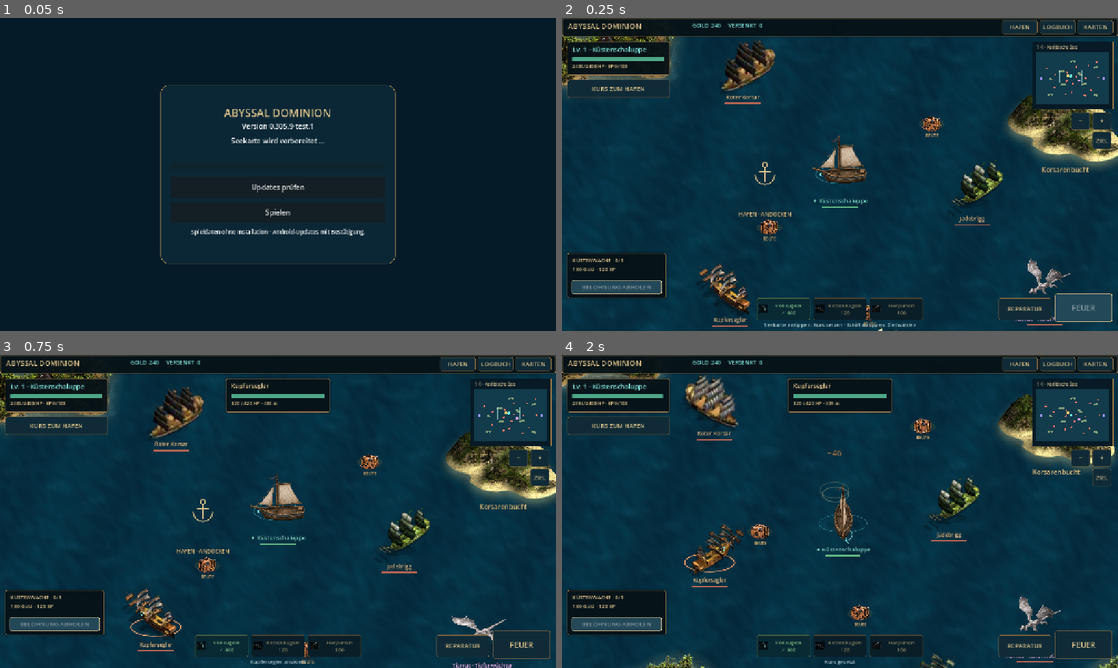
Above: before the commit, frames 1-4 (two rows, left to right).
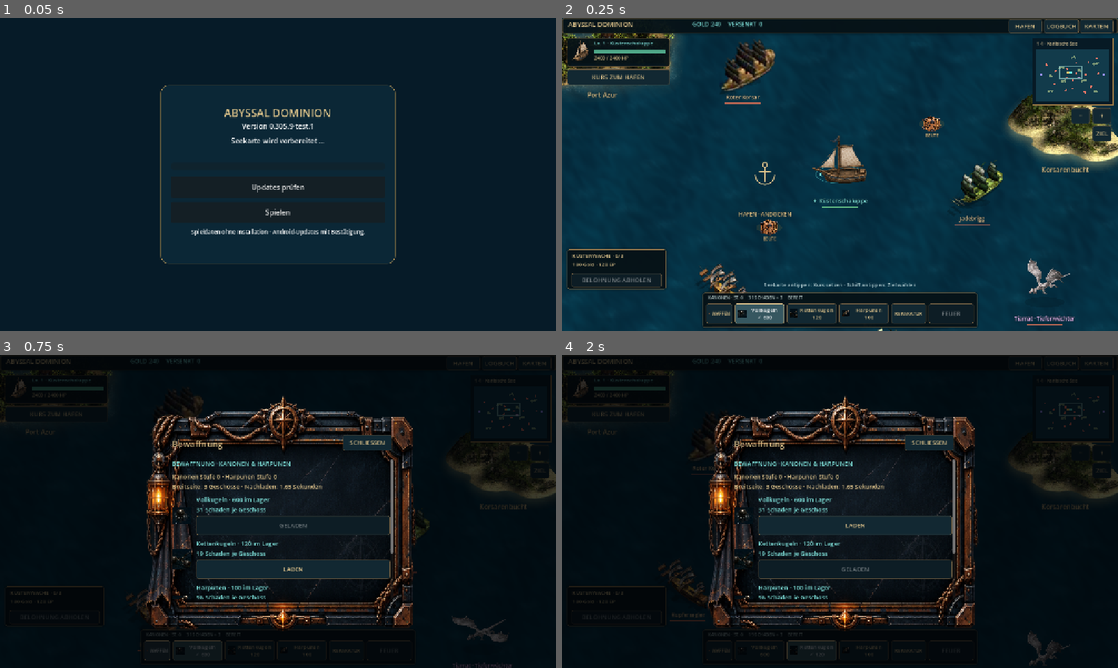
Above: after the commit, the same moments.

Repository: Broosskyy/Abyssal-Dominion-Beta
Game: Godot game, scene res://updater/launcher.tscn
Same seed, same stepped clock (60 frames per second), same inputs: the game is played once before the commit and once after it.
Inputs (mouse positions are in pixels of both pictures, inside the frame that each line leads up to):
- Up to frame 1 (0.05 s): no input
- Up to frame 2 (0.25 s): no input
- Up to frame 3 (0.75 s): click (155, 649) at 0.5 s, where only the run after the commit has a clickable "WAFFEN"
- Up to frame 4 (2 s): click (856, 567) at 1.25 s, where only the run after the commit has a clickable "LADEN"

Frame 1 is identical in both runs. In frame 2, 11% of the frame differs, in the area x 0-100%, y 0-99%; in frame 3, 87%; in frame 4, 88%, in the area x 0-100%, y 0-100%.

Commit message:
fix: neutral entry patrols, steadier diagonal movement and grouped sea combat HUD

Diff:
--- a/rebuild/m3052/content.gd
+++ b/rebuild/m3052/content.gd
@@ -3,9 +3,9 @@
 const MONSTER_ROWS := 10
 ## Authored gameplay data, separate from simulation and presentation.
 const MAPS := [
-	{"name":"Karibische See", "code":"1-1", "level":1, "art":["tropical","rock","tropical","tropical","rock","tropical","tropical","rock","tropical"], "tint":Color(0.75,1.14,1.12), "enemy_scale":1.0},
-	{"name":"Nordmeer", "code":"2-1", "level":2, "art":["snow2","snow","snow2","snow","rock","snow2","snow","rock","snow2"], "tint":Color(0.78,0.98,1.32), "enemy_scale":1.5},
-	{"name":"Schattengewässer", "code":"3-1", "level":4, "art":["rock","rock","snow2","rock","rock","snow","rock","rock","snow2"], "tint":Color(0.90,0.68,1.02), "enemy_scale":2.2}
+	{"name":"Karibische See", "code":"1-1", "level":1, "art":["tropical","rock","tropical","tropical","rock","tropical","tropical","rock","tropical"], "tint":Color(0.75,1.14,1.12), "npc_hostile":false, "enemy_scale":1.0},
+	{"name":"Nordmeer", "code":"2-1", "level":2, "art":["snow2","snow","snow2","snow","rock","snow2","snow","rock","snow2"], "tint":Color(0.78,0.98,1.32), "npc_hostile":false, "enemy_scale":1.5},
+	{"name":"Schattengewässer", "code":"3-1", "level":4, "art":["rock","rock","snow2","rock","rock","snow","rock","rock","snow2"], "tint":Color(0.90,0.68,1.02), "npc_hostile":true, "enemy_scale":2.2}
 ]
 const UPGRADE_KEYS := ["cannon","harpoon","hull","sails"]
 const UPGRADES := {
--- a/rebuild/m3052/sea_map.gd
+++ b/rebuild/m3052/sea_map.gd
@@ -76,6 +76,13 @@
 var facing_cache: Dictionary = {}
 var direction_cache: Dictionary = {}
 var gallery_page := -1
+var combat_dock: Panel
+var combat_readout: Label
+var loadout_button: Button
+var player_portrait: TextureRect
+var target_portrait: TextureRect
+var portrait_skin := -1
+var portrait_target := -1
 
 func _ready() -> void:
 	_load_assets()
@@ -443,8 +450,8 @@
 	b.add_theme_color_override("font_color",GOLD)
 	for state in ["normal","hover","pressed","disabled"]:
 		var style =StyleBoxFlat.new()
-		style.bg_color=Color("102b37") if state=="normal" else Color("234858")
-		style.border_color=Color("75603f") if state=="normal" else GOLD
+		style.bg_color={"normal":Color("122832"),"hover":Color("29404a"),"pressed":Color("365760"),"disabled":Color("0d1d25")}[state]
+		style.border_color=GOLD if state in ["pressed","hover"] else Color("67583f")
 		style.set_border_width_all(1)
 		style.set_corner_radius_all(4)
 		style.set_content_margin_all(6)
@@ -452,6 +459,14 @@
 	b.pressed.connect(callback)
 	parent.add_child(b)
 	return b
+
+func _portrait(parent: Control) -> TextureRect:
+	var p=TextureRect.new()
+	p.expand_mode=TextureRect.EXPAND_IGNORE_SIZE
+	p.stretch_mode=TextureRect.STRETCH_KEEP_ASPECT_CENTERED
+	p.mouse_filter=Control.MOUSE_FILTER_IGNORE
+	parent.add_child(p)
+	return p
 
 func _bar(parent: Node) -> ProgressBar:
 	var b =ProgressBar.new()
@@ -478,19 +493,30 @@
 	nav_buttons.append(_button(chrome,"LOGBUCH",func():_open_modal("Logbuch")))
 	nav_buttons.append(_button(chrome,"KARTEN",func():_open_modal("Seekarten")))
 	player_panel=_panel(ui)
+	player_portrait=_portrait(player_panel)
 	player_name=_text(player_panel,"",15,CYAN)
 	player_hp=_bar(player_panel)
 	player_numbers=_text(player_panel,"",11)
 	player_name.clip_text=true
 	player_xp=_bar(player_panel)
 	target_panel=_panel(ui)
+	target_portrait=_portrait(target_panel)
 	target_name=_text(target_panel,"",14)
+	target_name.clip_text=true
 	target_hp=_bar(target_panel)
 	target_numbers=_text(target_panel,"",11)
 	chart_mini=MINI.new()
 	chart_mini.simulation=sim
 	chart_mini.course_requested.connect(func(point):sim.course(point))
 	ui.add_child(chart_mini)
+	combat_dock=_panel(ui)
+	combat_dock.mouse_filter=Control.MOUSE_FILTER_IGNORE
+	combat_readout=_text(combat_dock,"",10,Color("a6b8b8"))
+	loadout_button=_button(ui,"WAFFEN",func():_open_modal("Bewaffnung"))
+	loadout_button.icon=extra_icons.cannon_0
+	loadout_button.expand_icon=true
+	loadout_button.add_theme_constant_override("icon_max_width",22)
+	loadout_button.add_theme_font_size_override("font_size",10)
 	attack=_button(ui,"FEUER",_toggle_fire)
 	attack.name="FireButton"
 	attack.add_theme_font_size_override("font_size",18)
@@ -500,6 +526,7 @@
 		var index =i
 		var b =_button(ui,"",func():sim.set_ammo(index))
 		b.name="Ammo%d"%i
+		b.toggle_mode=true
 		b.icon=icons[["cannonball","chain","harpoon"][i]]
 		b.expand_icon=true
 		b.add_theme_constant_override("icon_max_width",20)
@@ -560,40 +587,51 @@
 		desired_zoom=0.78
 		camera.zoom=Vector2.ONE*desired_zoom
 	water.size=s
-	_place(chrome,0,0,s.x,42)
-	_place(title,14,6,230,30)
-	_place(resources,260 if compact else 300,8,250,25)
+	_place(chrome,0,0,s.x,36)
+	title.add_theme_font_size_override("font_size",13 if compact else 15)
+	_place(title,14,3,220,28)
+	_place(resources,240 if compact else 300,5,250,25)
 	resources.visible=s.x>=800
-	for i in nav_buttons.size(): _place(nav_buttons[i],s.x-267+i*87,5,82,32)
-	_place(player_panel,12,54,208 if s.x<800 else 236,78)
-	_place(player_name,12,7,216,24)
-	_place(player_hp,12,36,player_panel.size.x-24,10)
-	_place(player_numbers,12,49,216,20)
-	_place(player_xp,12,72,player_panel.size.x-24,3)
+	for i in nav_buttons.size(): _place(nav_buttons[i],s.x-252+i*82,3,77,30)
+	_place(player_panel,12,46,208 if s.x<800 else 236,66)
+	_place(player_portrait,7,6,48,49)
+	player_name.add_theme_font_size_override("font_size",12)
+	_place(player_name,62,3,player_panel.size.x-70,22)
+	_place(player_hp,62,27,player_panel.size.x-72,9)
+	_place(player_numbers,62,38,player_panel.size.x-70,20)
+	_place(player_xp,8,60,player_panel.size.x-16,3)
 	var tw = 204.0 if s.x<800 else 240.0
-	_place(target_panel,s.x*0.5-tw*0.5,54,tw,78)
-	_place(target_name,12,7,218,24)
-	_place(target_hp,12,36,tw-24,10)
-	_place(target_numbers,12,49,216,20)
+	_place(target_panel,s.x*0.5-tw*0.5,46,tw,72)
+	_place(target_portrait,7,5,48,51)
+	target_name.add_theme_font_size_override("font_size",12)
+	_place(target_name,62,3,tw-70,22)
+	_place(target_hp,62,27,tw-72,8)
+	_place(target_numbers,62,36,tw-70,32)
 	var mw =155.0 if compact else 185.0
-	_place(chart_mini,s.x-mw-12,54,mw,126 if compact else 155)
-	_place(zoom_out,s.x-108,chart_mini.position.y+chart_mini.size.y+8,44,40)
-	_place(zoom_in,s.x-59,chart_mini.position.y+chart_mini.size.y+8,44,40)
-	_place(center_button,s.x-59,chart_mini.position.y+chart_mini.size.y+53,44,40)
-	_place(interact,12,142,208 if s.x<800 else 236,42)
-	var bottom =s.y-76
-	var bw =102.0 if compact else 124.0
-	var total =bw*3+12
+	_place(chart_mini,s.x-mw-12,46,mw,126 if compact else 155)
+	_place(zoom_out,s.x-108,chart_mini.position.y+chart_mini.size.y+6,44,36)
+	_place(zoom_in,s.x-59,chart_mini.position.y+chart_mini.size.y+6,44,36)
+	_place(center_button,s.x-59,chart_mini.position.y+chart_mini.size.y+47,44,36)
+	_place(interact,12,118,208 if s.x<800 else 236,36)
+	var bottom =s.y-88
+	var bw =100.0 if compact else 114.0
+	var dock_width=bw*3+290
+	var dock_x=(s.x-dock_width)*0.5
+	_place(combat_dock,dock_x,bottom,dock_width,80)
+	_place(combat_readout,12,4,dock_width-24,17)
+	_place(loadout_button,dock_x+8,bottom+25,60,46)
 	for i in 3:
 		ammo_buttons[i].add_theme_font_size_override("font_size",11 if compact else 12)
-		_place(ammo_buttons[i],s.x*0.5-total*0.5-(90 if compact else 0)+i*(bw+6),bottom,bw,51)
-	_place(repair,s.x-275,bottom,122,51)
-	_place(attack,s.x-145,bottom-10,132,65)
-	_place(status,maxf(12,s.x*0.5-260),s.y-23,520,20)
-	_place(quest_panel,12,s.y-179,228,103)
+		_place(ammo_buttons[i],dock_x+74+i*(bw+6),bottom+25,bw,46)
+	repair.add_theme_font_size_override("font_size",11)
+	attack.add_theme_font_size_override("font_size",14)
+	_place(repair,dock_x+74+3*(bw+6),bottom+25,80,46)
+	_place(attack,dock_x+160+3*(bw+6),bottom+25,104,46)
+	_place(status,maxf(12,s.x*0.5-260),s.y-115,minf(520,s.x-24),22)
+	_place(quest_panel,12,s.y-188,228,92)
 	quest_panel.visible=not compact
-	_place(quest_text,12,8,204,50)
-	_place(quest_claim,10,62,208,31)
+	_place(quest_text,12,6,204,45)
+	_place(quest_claim,10,55,208,29)
 	var width =minf(640,s.x-32)
 	var height =minf(560,s.y-24)
 	_place(modal_backdrop,0,0,s.x,s.y)
@@ -612,27 +650,41 @@
 func _refresh_ui() -> void:
 	if player_name==null:return
 	player_name.text="Lv. %d · %s" % [sim.level,skins[int(sim.player.skin)].name]
+	if portrait_skin!=int(sim.player.skin):
+		portrait_skin=int(sim.player.skin)
+		player_portrait.texture=skin_previews[portrait_skin]
 	player_hp.max_value=sim.player.max_hp
 	player_hp.value=sim.player.hp
-	player_numbers.text="%d/%d HP · EP %d/%d" % [int(sim.player.hp),int(sim.player.max_hp),sim.xp,sim.xp_required()]
+	player_numbers.text="%d / %d HP" % [int(sim.player.hp),int(sim.player.max_hp)]
+	player_xp.tooltip_text="Erfahrung %d / %d" % [sim.xp,sim.xp_required()]
 	player_xp.max_value=sim.xp_required()
 	player_xp.value=sim.xp
 	resources.text="GOLD  %s     VERSENKT  %d"%[str(sim.player.gold),sim.kills]
 	var selected =sim.actor(sim.target)
 	target_panel.visible=not selected.is_empty() and sim.target>0 and int(selected.hp)>0
 	if target_panel.visible:
+		if portrait_target!=int(selected.id):
+			portrait_target=int(selected.id)
+			if selected.kind=="monster":
+				var preview=AtlasTexture.new();preview.atlas=beast
+				preview.region=Rect2(Vector2.ZERO,beast.get_size()/Vector2(CONTENT.MONSTER_COLUMNS,CONTENT.MONSTER_ROWS))
+				target_portrait.texture=preview
+			else:target_portrait.texture=_ship_preview(atlas_textures[int(selected.art)],0)
 		target_name.text=str(selected.name)
 		target_hp.max_value=selected.max_hp
 		target_hp.value=selected.hp
-		target_numbers.text="%d / %d HP · %d m"%[int(selected.hp),int(selected.max_hp),roundi(sim.player.pos.distance_to(selected.pos))]
+		var disposition="IM KAMPF" if sim.npc_engages(selected) else ("FEINDLICH" if CONTENT.MAPS[sim.map_id].npc_hostile else "NEUTRAL")
+		target_numbers.text="%d / %d HP\n%s · %d m"%[int(selected.hp),int(selected.max_hp),disposition,roundi(sim.player.pos.distance_to(selected.pos))]
 	attack.text="FEUER STOPP" if sim.firing else "FEUER"
 	attack.disabled=not target_panel.visible or int(sim.player.hp)<=0 or sim.docked
 	repair.disabled=sim.docked
 	repair.text="REPAR. STOPP" if sim.repairing else "REPARATUR"
 	for i in 3:
 		ammo_buttons[i].text=["Vollkugeln","Kettenkugeln","Harpunen"][i]+"\n"+("✓ " if sim.ammo_mode==i else "")+str(sim.player.ammo[i])
-		ammo_buttons[i].modulate=Color("91f3ec") if sim.ammo_mode==i else Color("a3b2b8")
+		ammo_buttons[i].set_pressed_no_signal(sim.ammo_mode==i)
 		ammo_buttons[i].tooltip_text=["Vollkugeln: gegen Schiffe","Kettenkugeln: verlangsamen Schiffe","Harpunen: gegen Monster"][i]
+	var reload_text="BEREIT" if float(sim.player.reload)<=0 else "LÄDT %.1f s" % float(sim.player.reload)
+	combat_readout.text="%s · ST. %d     %d SCHADEN × %d     %s" % ["HARPUNEN" if sim.ammo_mode==2 else "KANONEN",int(sim.upgrades.harpoon if sim.ammo_mode==2 else sim.upgrades.cannon),sim.weapon_damage(sim.ammo_mode),1 if sim.ammo_mode==2 else 3,reload_text]
 	status.text=sim.message
 	var quest = sim.current_quest()
 	quest_claim.disabled=quest.is_empty() or sim.quest_progress()<int(quest.goal)
@@ -660,10 +712,10 @@
 		modal_body.remove_child(child)
 		child.queue_free()
 	if kind=="Werft":
-		_info("26 DESIGNS · 16 mit vier Richtungsbildern, 10 mit einem gespiegelten Einzelbild. Fehlende Perspektiven werden nicht als echte Ansichten ausgegeben.",CYAN)
+		_info("SCHIFFSDESIGNS · Wähle deinen Look für die nächste Ausfahrt.",CYAN)
 		for i in skins.size():
 			var index =i
-			var b =_button(modal_body,str(skins[i].name)+(" · 8×2 ANSICHTEN" if i==26 else (" · EINZELBILD" if i<10 else " · 4 ANSICHTEN"))+("   ✓" if int(sim.player.skin)==i else "   AUSRÜSTEN"),func():_equip(index))
+			var b =_button(modal_body,str(skins[i].name)+("   ✓" if int(sim.player.skin)==i else "   AUSRÜSTEN"),func():_equip(index))
 			b.custom_minimum_size.y=64
 			b.icon=skin_previews[i]
 			b.expand_icon=true
@@ -673,6 +725,20 @@
 			var index =i
 			var b =_button(modal_body,["150 Vollkugeln","60 Kettenkugeln","40 Harpunen"][i]+" · 30 Gold",func():sim.buy_ammo(index);_save_progress();_refresh_ui())
 			b.custom_minimum_size.y=48
+	elif kind=="Bewaffnung":
+		_info("BEWAFFNUNG · KANONEN & HARPUNEN",CYAN)
+		_info("Kanonen Stufe %d · Harpunen Stufe %d\nBreitseite: 3 Geschosse · Nachladen: 1,65 Sekunden" % [sim.upgrades.cannon,sim.upgrades.harpoon])
+		for i in 3:
+			var index=i
+			var row=HBoxContainer.new();row.add_theme_constant_override("separation",12);modal_body.add_child(row)
+			_picture(row,icons[["cannonball","chain","harpoon"][i]],44)
+			var column=VBoxContainer.new();column.size_flags_horizontal=Control.SIZE_EXPAND_FILL;row.add_child(column)
+			var label=_text(column,"%s · %d im Lager\n%d Schaden je Geschoss" % [["Vollkugeln","Kettenkugeln","Harpunen"][i],sim.player.ammo[i],sim.weapon_damage(i)],14,CYAN)
+			label.autowrap_mode=TextServer.AUTOWRAP_WORD_SMART
+			var choose=_button(column,"GELADEN" if sim.ammo_mode==i else "LADEN",func():sim.set_ammo(index);_refresh_ui();_open_modal("Bewaffnung"))
+			choose.custom_minimum_size.y=44;choose.disabled=sim.ammo_mode==i
+		_info("Vollkugeln gegen Schiffe · Kettenkugeln bremsen Schiffe · Harpunen gegen Seeungeheuer")
+		_action("AUSRÜSTUNG & NACHSCHUB IM HAFEN",func():_open_modal("Hafen"))
 	elif kind=="Hafen":
 		_info("PORT AZUR · AUSRÜSTUNG & VERSORGUNG" if sim.map_id==0 else "HAFEN · AUSRÜSTUNG & VERSORGUNG",CYAN)
 		if not sim.docked:
@@ -694,7 +760,7 @@
 				var index = i
 				var buy = _action(["150 Vollkugeln","60 Kettenkugeln","40 Harpunen"][i]+" · 30 Gold",func():sim.buy_ammo(index);_save_progress();_open_modal("Hafen");_refresh_ui())
 				buy.disabled=int(sim.player.gold)<30
-			_action("SCHIFFSDESIGN WÄHLEN · 26 DESIGNS",func():_open_modal("Werft"))
+			_action("SCHIFFSDESIGN WÄHLEN · %d DESIGNS" % skins.size(),func():_open_modal("Werft"))
 			_action("ABLEGEN",func():sim.depart();modal.hide();_save_progress();_refresh_ui())
 		_action("UPDATES PRÜFEN",func():
 			_save_progress()
@@ -726,7 +792,7 @@
 			var column = VBoxContainer.new()
 			column.size_flags_horizontal=Control.SIZE_EXPAND_FILL
 			row.add_child(column)
-			var label = _text(column,"%s · %s\nAb Lv. %d · Gegnerstärke ×%.1f" % [region.code,region.name,region.level,region.enemy_scale],14,CYAN)
+			var label = _text(column,"%s · %s\nAb Lv. %d · %s" % [region.code,region.name,region.level,"Feindliche Patrouillen" if region.npc_hostile else "Neutrale Patrouillen · Gegenwehr bei Angriff"],14,CYAN)
 			label.autowrap_mode=TextServer.AUTOWRAP_WORD_SMART
 			var text = "DU BIST HIER" if i==sim.map_id else ("GESPERRT · LV. %d" % region.level if locked else ("PORTAL BETRETEN" if sim.near_portal()==i else "KURS ZUM PORTAL"))
 			var travel_button = _button(column,text,func():_navigate_region(index))
--- a/rebuild/m3052/simulation.gd
+++ b/rebuild/m3052/simulation.gd
@@ -166,9 +166,11 @@
 	var before: Vector2=body.pos
 	for waypoint: Vector2 in base:
 		var accepted=false
-		for size in [96.0,48.0,24.0,12.0]:
-			for side in [1,-1]:
-				var legs=NAV.diagonal_leg(before,waypoint,size,side if int(body.id)%2==0 else -side)
+		var cross_heading: float=body.heading.y if absf(waypoint.x-before.x)>=absf(waypoint.y-before.y) else body.heading.x
+		var preferred_side=1 if cross_heading>0.01 else (-1 if cross_heading< -0.01 else (1 if int(body.id)%2==0 else -1))
+		for size in [150.0,96.0,48.0,24.0,12.0]:
+			for side in [preferred_side,-preferred_side]:
+				var legs=NAV.diagonal_leg(before,waypoint,size,side)
 				var cursor=before
 				var safe=true
 				for leg: Vector2 in legs:
@@ -263,7 +265,8 @@
 	while travel > 0.01 and not body.path.is_empty():
 		var goal: Vector2 = body.path[0]
 		var gap: Vector2 = goal - body.pos
-		if gap.length() < 2.0:
+		if gap.length() < 0.001:
+			body.pos=goal
 			body.path.pop_front()
 			continue
 		body.heading = gap.normalized()
@@ -276,6 +279,24 @@
 		travel -= amount
 		if amount >= gap.length(): body.path.pop_front()
 
+func npc_engages(npc: Dictionary) -> bool:
+	# Entry regions are neutral: proximity and selecting a target never provoke fire.
+	return int(player.hp)>0 and npc.pos.distance_to(npc.home)<900 and npc.pos.distance_to(player.pos)<1000 and (bool(npc.aggressive) or (bool(CONTENT.MAPS[map_id].npc_hostile) and npc.pos.distance_to(player.pos)<380))
+
+func _patrol_path(npc: Dictionary) -> Array[Vector2]:
+	# Long diamond circuits match the authored diagonal views instead of tiny loops.
+	var offsets=[Vector2.RIGHT,Vector2.DOWN,Vector2.LEFT,Vector2.UP]
+	for radius in [340.0,220.0,140.0]:
+		for attempt in 4:
+			var index=posmod(int(npc.patrol)+1+attempt,4)
+			var goal: Vector2=npc.home+offsets[index]*radius
+			if npc.pos.distance_to(goal)<60:continue
+			var route=plan_actor_path(npc,goal)
+			if not route.is_empty():
+				npc.patrol=index
+				return route
+	return []
+
 func _step_npc(npc: Dictionary, delta: float) -> void:
 	if int(npc.hp) <= 0:
 		npc.respawn -= delta
@@ -289,25 +310,24 @@
 	npc.slow = maxf(0, float(npc.slow) - delta)
 	npc.repath -= delta
 	var distance: float = npc.pos.distance_to(player.pos)
-	var pursue = int(player.hp) > 0 and (distance < 300 or bool(npc.aggressive)) and npc.pos.distance_to(npc.home) < 900
+	var pursue = npc_engages(npc)
 	if pursue:
 		npc.state = "attack" if distance < 390 else "approach"
 		if distance > 305 and float(npc.repath) <= 0:
 			npc.path = plan_actor_path(npc,player.pos)
-			npc.repath = 1.5
+			npc.repath = 3.0
 		elif distance <= 305:
 			npc.path = []
 		if distance < 420 and float(npc.reload) <= 0 and segment_free(npc.pos, player.pos):
 			_launch(npc.id, 0, "harpoon" if npc.kind == "monster" else "cannon", roundi((36.0 if npc.elite else 23.0)*float(CONTENT.MAPS[map_id].enemy_scale)), 2)
 			npc.reload = 3.2 if npc.kind == "monster" else 2.6
 	else:
+		if npc.state!="patrol":npc.path=[]
 		npc.state = "patrol"
 		npc.aggressive = false
-		if npc.path.is_empty():
-			npc.patrol = (int(npc.patrol) + 1) % 4
-			var offsets = [Vector2(140, 0), Vector2(0, 135), Vector2(-145, 0), Vector2(0, -135)]
-			var destination: Vector2 = npc.home + offsets[int(npc.patrol)]
-			npc.path = plan_actor_path(npc,destination)
+		if npc.path.is_empty() and float(npc.repath)<=0:
+			npc.path = _patrol_path(npc)
+			npc.repath=2.0 if npc.path.is_empty() else 0.0
 	_move(npc, delta)
 
 func _fire_player() -> void:
--- a/rebuild/m3052/tests/navigation_test.gd
+++ b/rebuild/m3052/tests/navigation_test.gd
@@ -25,10 +25,35 @@
 	for point: Vector2 in route:
 		safe=safe and sim.segment_free(before,point);before=point
 	check(safe,"every zigzag segment is checked against coastline geometry")
+	body.path=route
+	var diagonal_motion=true
+	for _i in 160:
+		sim._move(body,0.1)
+		if not body.path.is_empty():diagonal_motion=diagonal_motion and absf(absf(body.heading.x)-absf(body.heading.y))<0.001
+	check(diagonal_motion and body.pos.distance_to(Vector2(950,500))<0.01,"actual movement preserves diagonal headings through waypoints without corner cutting")
+	body.pos=Vector2(500,500)
 	body.view_count=8
 	check(sim.plan_actor_path(body,Vector2(950,500)).size()==1,"eight-view ships retain free straight navigation")
 	body.renderer="3d";body.view_count=4
 	check(sim.plan_actor_path(body,Vector2(950,500)).size()==1,"future 3D renderer does not inherit legacy zigzag restriction")
+	for map_index in [0,1,2]:
+		sim.configure_map(map_index)
+		sim.shots.clear()
+		body=sim.npcs[0];sim.npcs.clear();sim.npcs.append(body)
+		body.pos=Vector2(700,500);body.home=body.pos;body.reload=0.0
+		sim.player.pos=Vector2(500,500);sim.player.hp=sim.player.max_hp
+		sim.select(body.id)
+		for _i in 30:sim._step_npc(body,1.0/30.0)
+		check(sim.shots.is_empty() if map_index<2 else not sim.shots.is_empty(),"entry maps never attack on proximity or selection; hostile map still does: "+str(map_index))
+		sim.shots.clear();body.aggressive=true;body.reload=0.0;body.pos=Vector2(700,500)
+		sim._step_npc(body,0.1)
+		check(not sim.shots.is_empty(),"provoked NPC can retaliate on map "+str(map_index))
+		sim.player.pos=Vector2(2500,500);sim._step_npc(body,0.1)
+		check(not body.aggressive and body.state=="patrol","escaping combat clears retaliation instead of permanent pursuit: "+str(map_index))
+	sim=SIM.new()
+	body=sim.npcs[0];body.pos=Vector2(500,500);body.home=body.pos;body.patrol=0
+	var patrol=sim._patrol_path(body)
+	check(not patrol.is_empty() and patrol.back().distance_to(body.home)>=220,"patrols cover a substantial course rather than tiny circles")
 	for island: Dictionary in sim.islands:
 		var centroid=Vector2.ZERO
 		for vertex: Vector2 in island.outline:centroid+=vertex
--- a/rebuild/m3052/tests/sea_foundation_capture.gd
+++ b/rebuild/m3052/tests/sea_foundation_capture.gd
@@ -32,5 +32,21 @@
 	game.chart_mini.camera_world=game.camera.position;game.chart_mini.view_world=game.get_viewport_rect().size/game.camera.zoom;game.chart_mini.queue_redraw()
 	await process_frame;await RenderingServer.frame_post_draw
 	root.get_texture().get_image().save_png(output+"/coast-water-ammo.png")
+	npc.pos=game.sim.player.pos+Vector2(230,-30);npc.hp=npc.max_hp;npc.aggressive=false;npc.state="patrol"
+	game.sim.npcs.append(npc);game.sim.select(npc.id)
+	for dimensions in [Vector2i(720,405),Vector2i(844,390)]:
+		root.size=dimensions
+		await process_frame
+		game._layout();game._refresh_ui();game.queue_redraw()
+		game.camera.position=game.sim.player.pos
+		game.ocean.set_shader_parameter("camera_world",game.camera.position)
+		game.ocean.set_shader_parameter("viewport_size",game.get_viewport_rect().size)
+		game.chart_mini.camera_world=game.camera.position;game.chart_mini.view_world=game.get_viewport_rect().size/game.camera.zoom;game.chart_mini.queue_redraw()
+		await process_frame;await RenderingServer.frame_post_draw
+		root.get_texture().get_image().save_png(output+"/hud-%dx%d.png" % [dimensions.x,dimensions.y])
+		game._open_modal("Bewaffnung")
+		await process_frame;await RenderingServer.frame_post_draw
+		root.get_texture().get_image().save_png(output+"/weapons-%dx%d.png" % [dimensions.x,dimensions.y])
+		game.modal.hide();game.modal_backdrop.hide()
 	print(JSON.stringify({"status":"CAPTURED","scenario":"real four-view movement","frames":140,"telemetry":true}))
 	quit()
--- a/rebuild/m3052/tests/ui_test.gd
+++ b/rebuild/m3052/tests/ui_test.gd
@@ -23,7 +23,7 @@
 		game._layout()
 		game.sim.select(2)
 		game._refresh_ui()
-		var controls: Array=[game.attack,game.repair,game.zoom_in,game.zoom_out,game.center_button,game.interact]
+		var controls: Array=[game.attack,game.repair,game.zoom_in,game.zoom_out,game.center_button,game.interact,game.loadout_button]
 		controls.append_array(game.ammo_buttons)
 		for control: Control in controls:
 			var rect=control.get_global_rect()
@@ -32,6 +32,11 @@
 			for j in range(i+1,controls.size()):
 				check(not controls[i].get_global_rect().intersects(controls[j].get_global_rect()),"independent touch targets %s / %s at %s"%[controls[i].name,controls[j].name,dimensions])
 		check(not game.player_panel.get_global_rect().intersects(game.target_panel.get_global_rect()),"player and target cards do not overlap")
+		check(game.player_portrait.texture!=null and game.target_portrait.texture!=null,"player and selected NPC show actual ship portraits")
+		check(game.combat_dock.get_global_rect().encloses(game.attack.get_global_rect()),"combat actions are contained in the unified lower dock")
+		game.loadout_button.pressed.emit()
+		check(game.modal_kind=="Bewaffnung" and game.modal.visible,"quick weapons control opens real ammunition and cannon information")
+		game.modal.hide()
 		game._open_modal("Werft")
 		await process_frame
 		check(game.modal_scroll.size.y>100 and game.modal_scroll.get_v_scroll_bar().max_value>game.modal_scroll.size.y,"shipyard uses actual scrollable content")
Not shown, added: docs/m3059/NPC_HUD.md
